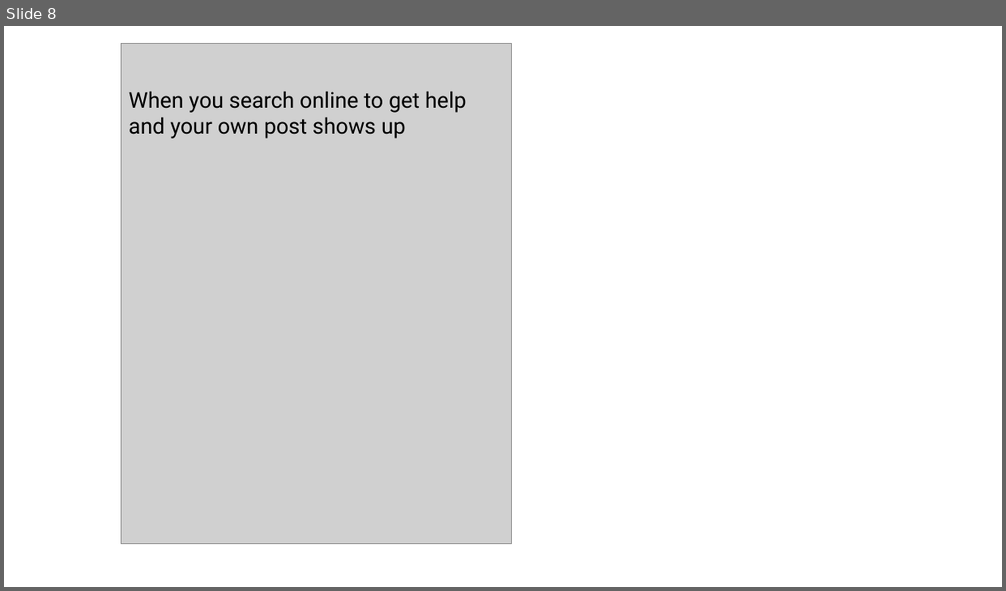
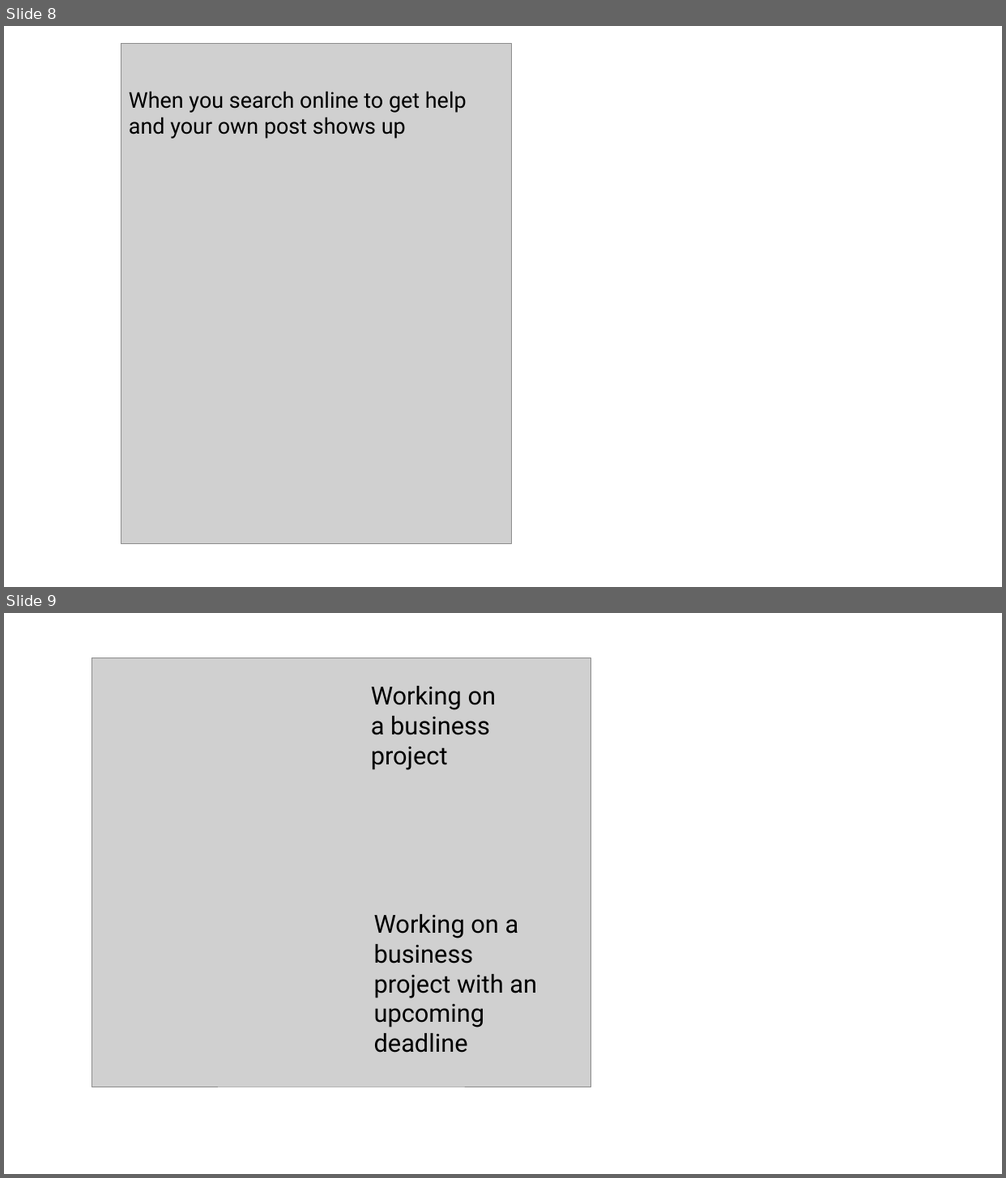
Before and after one commit to stringfestdata/stringfest-resource-library, a slide deck: memes/sources/meme-raw-sources.pptx. Shown one above the other, each under a label of ours: slide 8 before the commit, slides 8 and 9 after it. The pictures are 1006x591 and 1006x1178 pixels, drawn with LibreOffice and Linux fonts; fonts in the diff are those of the drawing; grey boxes stand for pictures. Boxes give left, top, right and bottom in pixels: in the first picture for what was removed or moved away, otherwise in the second. Text is boxed around its words. In the diff, an @@ line names an element or a change of style, - is before the commit and + after.

```diff
--- a/memes/sources/meme-raw-sources.pptx
+++ b/memes/sources/meme-raw-sources.pptx
@@ slide 9 added at (4,613,1002,1174), background #FFFFFF @@
@@ picture added at (91,658,591,1087) @@
@@ text added at (371,686,496,770), 24 pt, text #000000 @@
+Working on a business project
@@ text added at (374,914,537,1053), 24 pt, text #000000 @@
+Working on a business project with an upcoming deadline
```
